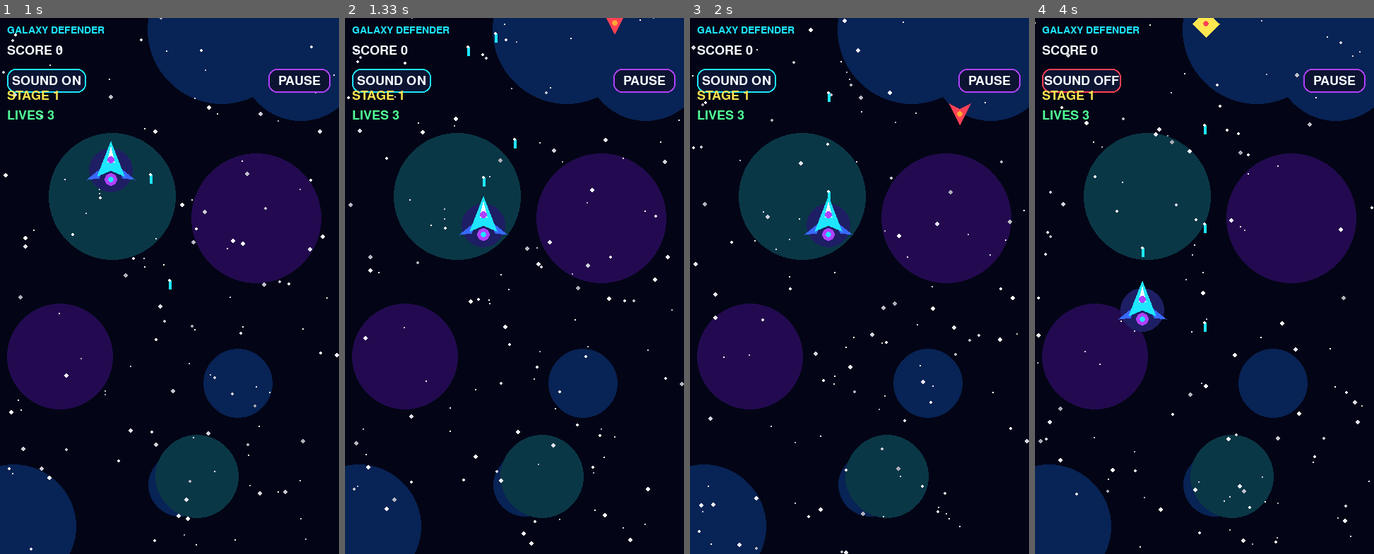
Above: before the commit, frames 1-4 (left to right).
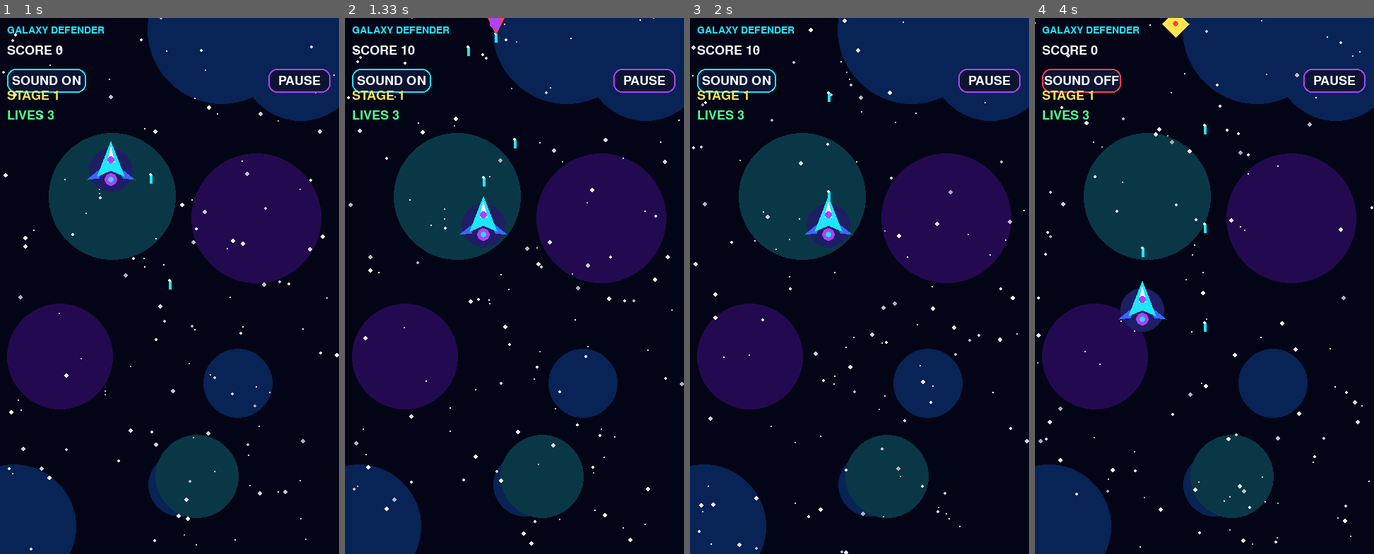
Above: after the commit, the same moments.

Repository: chaabiyoussef66-debug/galaxy-defender
Game: pygame game, started from main.py
Two runs of this game, one before a commit and one after it. Both use one fixed random seed, a clock stepped at 60 frames per second and the inputs below.
Inputs (mouse positions are in pixels of both pictures, inside the frame that each line leads up to):
- Up to frame 1 (1 s): press the mouse at (169, 296) at 0.37 s; move the mouse to (115, 355) at 0.47 s; release the mouse at (64, 409) at 0.6 s; press the mouse at (169, 296) at 0.7 s; move the mouse to (125, 189) at 0.8 s; release the mouse at (81, 87) at 0.93 s
- Up to frame 2 (1.33 s): click (504, 259) at 1.05 s
- Up to frame 3 (2 s): press the mouse at (737, 82) at 1.37 s; move the mouse to (761, 269) at 1.47 s; release the mouse at (784, 457) at 1.6 s; press the mouse at (737, 82) at 1.7 s; move the mouse to (734, 173) at 1.8 s; release the mouse at (734, 269) at 1.93 s
- Up to frame 4 (4 s): click (1201, 361) at 2.05 s; press the mouse at (1333, 82) at 2.37 s; move the mouse to (1262, 82) at 2.47 s; release the mouse at (1187, 87) at 2.6 s; click (1129, 339) at 2.72 s; tap Enter at 3 s; press the mouse at (1082, 82) at 3.37 s; move the mouse to (1163, 205) at 3.47 s; release the mouse at (1241, 334) at 3.6 s; click (1096, 168) at 3.72 s

Frame 1 is identical in both runs. In frame 2, 0.2% of the frame differs, in the area x 16-83%, y 0-7%; in frame 3, 0.2%; in frame 4, 0.3%, in the area x 37-55%, y 0-4%.

Commit message:
Keep zigzag enemies centered on their original spawn position

Diff:
--- a/main.py
+++ b/main.py
@@ -410,11 +410,12 @@
             base_speed = random.uniform(1.5, 2.8) + level * 0.15
             radius = 25 if kind == "tank" else random.randint(14, 20)
             hp = 2 if kind == "tank" else 1
+            spawn_x = random.randint(25, W - 25)
             enemies.append([
-                random.randint(25, W - 25), -25,
+                spawn_x, -25,
                 base_speed * (0.78 if kind == "tank" else 1.15 if kind == "scout" else 1),
                 radius, kind, hp, random.random() * math.tau,
-                random.randint(25, W - 25)
+                spawn_x
             ])
             spawn_timer = 0
 
